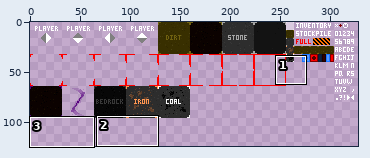
Sprite sheet: public/ld29/sprites.png. The first picture is a wide view before the edit; the outline marks the close-up.
Close-up. Before the edit:
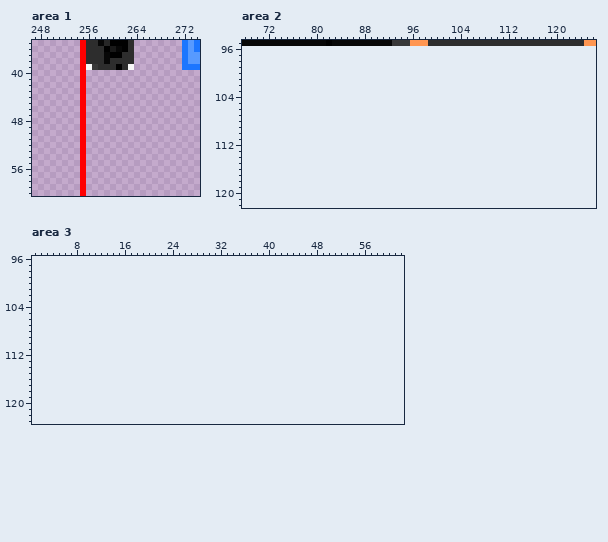
The file is 328x96 pixels. Pixels under 10% opacity are left out. Colours within 5 levels of each other are drawn and written as one. Shown: area 1: x 247..274, y 35..60; area 2: x 68..126, y 95..122; area 3: x 1..62, y 96..123. The old version is drawn lined up with the new one, on the new canvas. The wide view leaves out empty margins.
After:
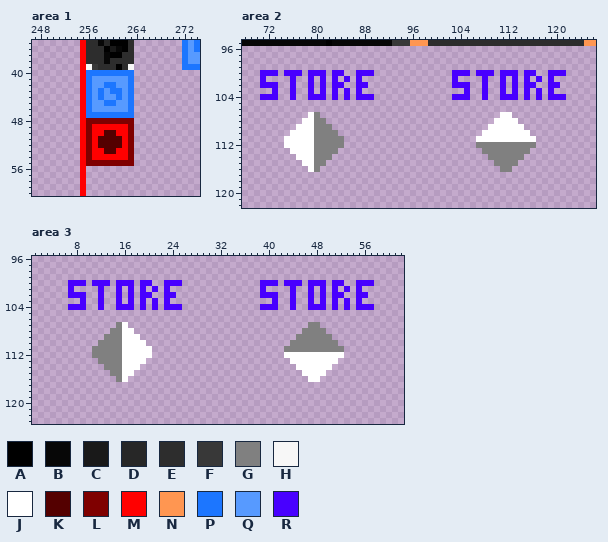
Palette (. is transparent): A #000000  B #070707  C #191919  D #272727  E #2d2d2d  F #383838  G #808080  H #f7f7f7  J #ffffff  K #540000  L #7f0000  M #ff0000  N #ff9651  P #1c76ff  Q #579aff  R #4800ff
From old to new:
canvas 328x96 -> 328x128
Area 1:
y 40: x 256..263 ........ -> PPPPPPPP
y 41: x 256..263 ........ -> PQQQQQQP
y 42: x 256..263 ........ -> PQQPPQQP
y 43: x 256..263 ........ -> PQPQPPQP
y 44: x 256..263 ........ -> PQPQQPQP
y 45: x 256..263 ........ -> PQQPPQQP
y 46: x 256..263 ........ -> PQQQQQQP
y 47: x 256..263 ........ -> PPPPPPPP
y 48: x 256..263 ........ -> LLLLLLLL
y 49: x 256..263 ........ -> LMMMMMML
y 50: x 256..263 ........ -> LMMKKMML
y 51..52: x 256..263 ........ -> LMKKKKML
y 53: x 256..263 ........ -> LMMKKMML
y 54: x 256..263 ........ -> LMMMMMML
y 55: x 256..263 ........ -> LLLLLLLL
Area 2:
y 100: x 71..73 ... -> RRR; x 75..77 ... -> RRR; x 79..81 ... -> RRR; x 83..84 .. -> RR; x 87..89 ... -> RRR; x 103..105 ... -> RRR; x 107..109 ... -> RRR; x 111..113 ... -> RRR; x 115..116 .. -> RR; x 119..121 ... -> RRR
y 101: x 71 . -> R; x 76 . -> R; x 79 . -> R; x 81 . -> R; x 83 . -> R; x 85 . -> R; x 87 . -> R; x 103 . -> R; x 108 . -> R; x 111 . -> R; x 113 . -> R; x 115 . -> R; x 117 . -> R; x 119 . -> R
y 102: x 71..73 ... -> RRR; x 76 . -> R; x 79 . -> R; x 81 . -> R; x 83..84 .. -> RR; x 87..88 .. -> RR; x 103..105 ... -> RRR; x 108 . -> R; x 111 . -> R; x 113 . -> R; x 115..116 .. -> RR; x 119..120 .. -> RR
y 103: x 73 . -> R; x 76 . -> R; x 79 . -> R; x 81 . -> R; x 83 . -> R; x 85 . -> R; x 87 . -> R; x 105 . -> R; x 108 . -> R; x 111 . -> R; x 113 . -> R; x 115 . -> R; x 117 . -> R; x 119 . -> R
y 104: x 71..73 ... -> RRR; x 76 . -> R; x 79..81 ... -> RRR; x 83 . -> R; x 85 . -> R; x 87..89 ... -> RRR; x 103..105 ... -> RRR; x 108 . -> R; x 111..113 ... -> RRR; x 115 . -> R; x 117 . -> R; x 119..121 ... -> RRR
y 107: x 79..80 .. -> JG; x 111..112 .. -> JJ
y 108: x 78..81 .... -> JJGG; x 110..113 .... -> JJJJ
y 109: x 77..82 ...... -> JJJGGG; x 109..114 ...... -> JJJJJJ
y 110: x 76..83 ........ -> JJJJGGGG; x 108..115 ........ -> JJJJJJJJ
y 111: x 75..84 .......... -> JJJJJGGGGG; x 107..116 .......... -> JJJJJJJJJJ
y 112: x 75..84 .......... -> JJJJJGGGGG; x 107..116 .......... -> GGGGGGGGGG
y 113: x 76..83 ........ -> JJJJGGGG; x 108..115 ........ -> GGGGGGGG
y 114: x 77..82 ...... -> JJJGGG; x 109..114 ...... -> GGGGGG
y 115: x 78..81 .... -> JJGG; x 110..113 .... -> GGGG
y 116: x 79..80 .. -> JG; x 111..112 .. -> GG
Area 3:
y 100: x 7..9 ... -> RRR; x 11..13 ... -> RRR; x 15..17 ... -> RRR; x 19..20 .. -> RR; x 23..25 ... -> RRR; x 39..41 ... -> RRR; x 43..45 ... -> RRR; x 47..49 ... -> RRR; x 51..52 .. -> RR; x 55..57 ... -> RRR
y 101: x 7 . -> R; x 12 . -> R; x 15 . -> R; x 17 . -> R; x 19 . -> R; x 21 . -> R; x 23 . -> R; x 39 . -> R; x 44 . -> R; x 47 . -> R; x 49 . -> R; x 51 . -> R; x 53 . -> R; x 55 . -> R
y 102: x 7..9 ... -> RRR; x 12 . -> R; x 15 . -> R; x 17 . -> R; x 19..20 .. -> RR; x 23..24 .. -> RR; x 39..41 ... -> RRR; x 44 . -> R; x 47 . -> R; x 49 . -> R; x 51..52 .. -> RR; x 55..56 .. -> RR
y 103: x 9 . -> R; x 12 . -> R; x 15 . -> R; x 17 . -> R; x 19 . -> R; x 21 . -> R; x 23 . -> R; x 41 . -> R; x 44 . -> R; x 47 . -> R; x 49 . -> R; x 51 . -> R; x 53 . -> R; x 55 . -> R
y 104: x 7..9 ... -> RRR; x 12 . -> R; x 15..17 ... -> RRR; x 19 . -> R; x 21 . -> R; x 23..25 ... -> RRR; x 39..41 ... -> RRR; x 44 . -> R; x 47..49 ... -> RRR; x 51 . -> R; x 53 . -> R; x 55..57 ... -> RRR
y 107: x 15..16 .. -> GJ; x 47..48 .. -> GG
y 108: x 14..17 .... -> GGJJ; x 46..49 .... -> GGGG
y 109: x 13..18 ...... -> GGGJJJ; x 45..50 ...... -> GGGGGG
y 110: x 12..19 ........ -> GGGGJJJJ; x 44..51 ........ -> GGGGGGGG
y 111: x 11..20 .......... -> GGGGGJJJJJ; x 43..52 .......... -> GGGGGGGGGG
y 112: x 11..20 .......... -> GGGGGJJJJJ; x 43..52 .......... -> JJJJJJJJJJ
y 113: x 12..19 ........ -> GGGGJJJJ; x 44..51 ........ -> JJJJJJJJ
y 114: x 13..18 ...... -> GGGJJJ; x 45..50 ...... -> JJJJJJ
y 115: x 14..17 .... -> GGJJ; x 46..49 .... -> JJJJ
y 116: x 15..16 .. -> GJ; x 47..48 .. -> JJ
